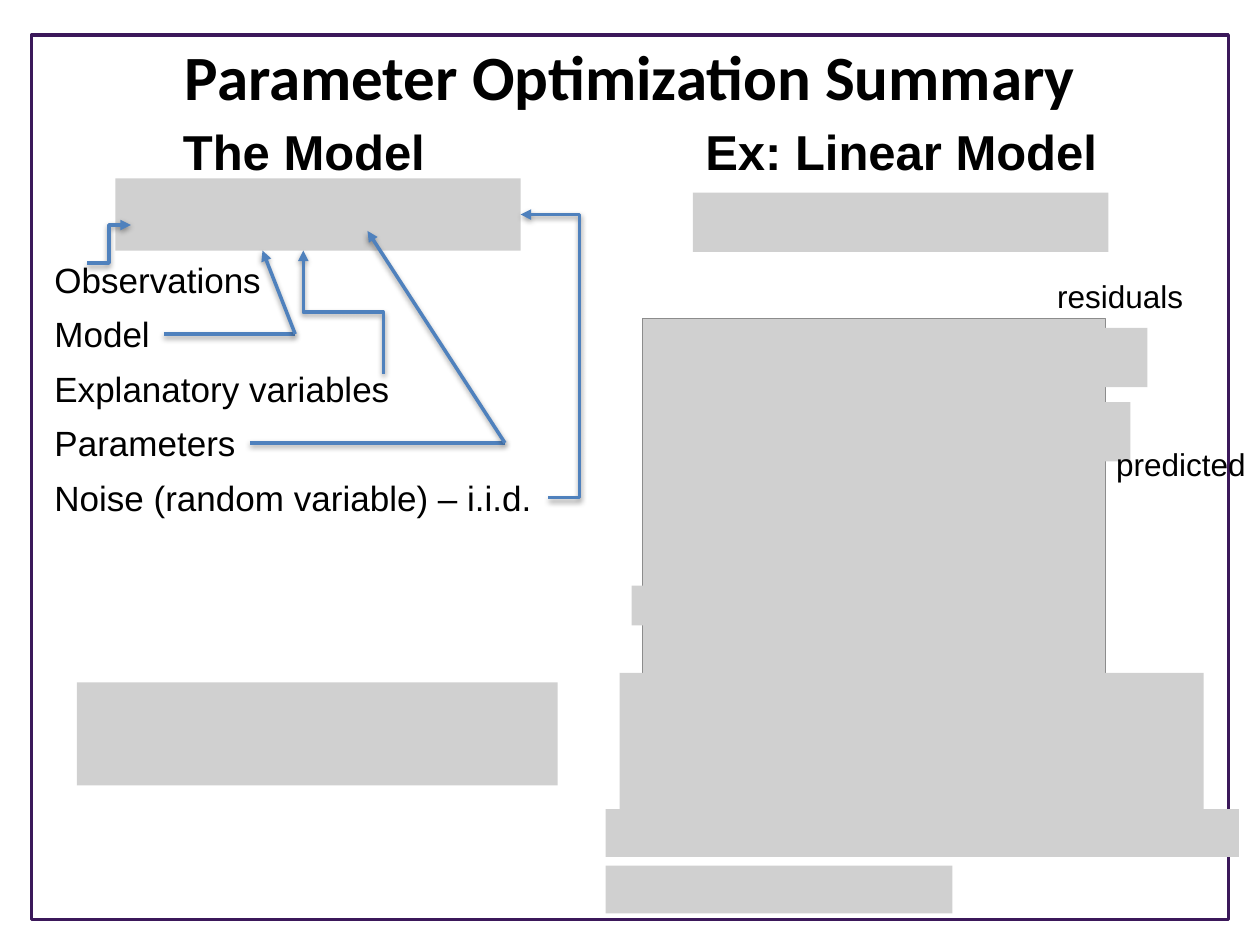
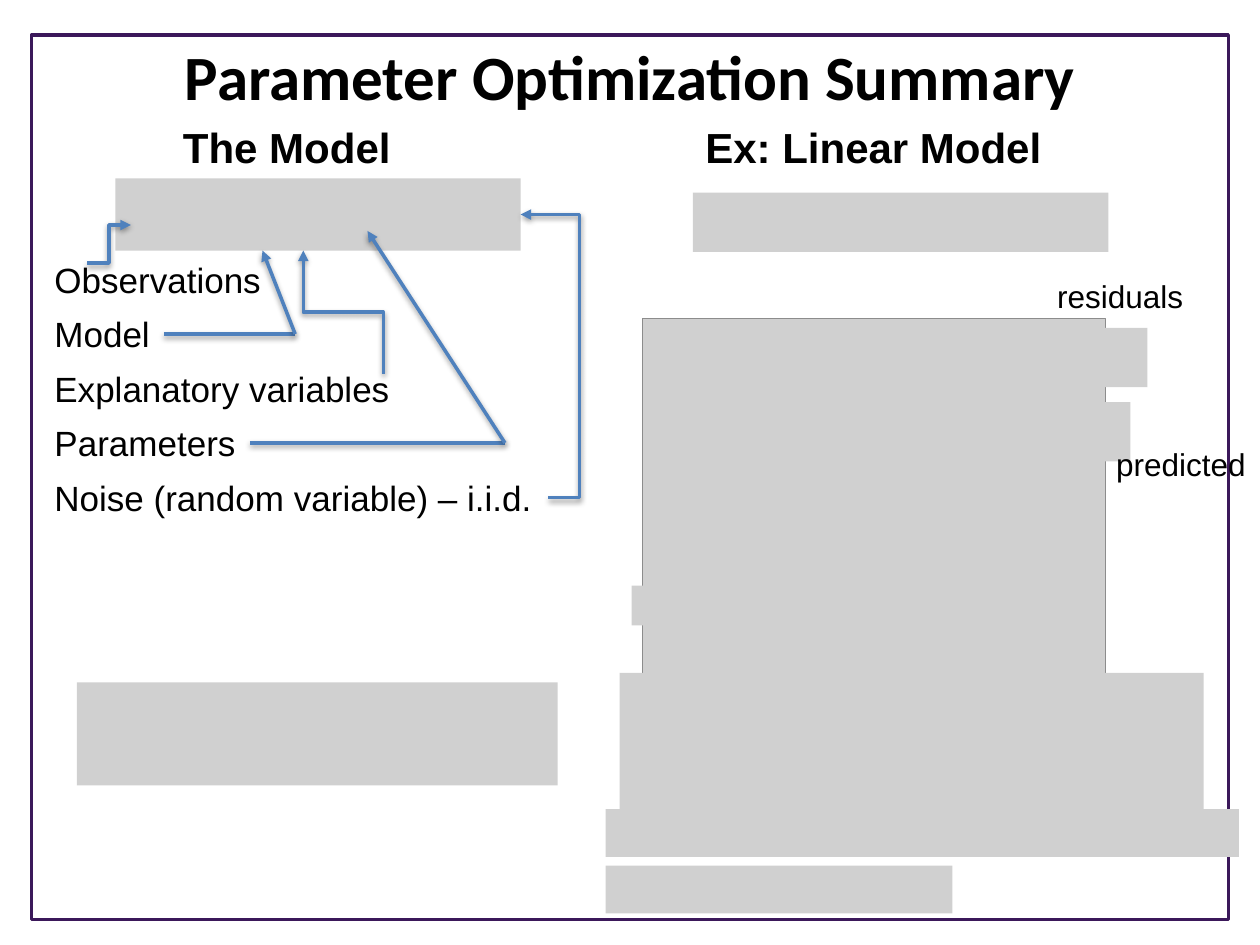
Before and after one commit to ModelEngineering/advancing-biomedical-models, a slide deck: slide 7 of Lectures/Lecture_8_Model_Fitting_Optimization_Techniques.pptx (slide 4 before the commit). Drawn at 1260x945 pixels with LibreOffice and Linux fonts; fonts in the diff are those of the drawing; grey boxes stand for pictures; background and template pictures are left out. Boxes give left, top, right and bottom in pixels: in the first picture for what was removed or moved away, otherwise in the second. Text is boxed around its words. In the diff, an @@ line names an element or a change of style, - is before the commit and + after.

```diff
--- a/Lectures/Lecture_8_Model_Fitting_Optimization_Techniques.pptx
+++ b/Lectures/Lecture_8_Model_Fitting_Optimization_Techniques.pptx
@@ text "The Model" at bbox=[183, 132, 390, 164]: size 28 to 24 pt @@
@@ text "Ex: Linear Model" at bbox=[705, 132, 1041, 164]: size 28 to 24 pt @@
```
Also in this commit, not shown: 2 other slides changed, 1 slide added.
